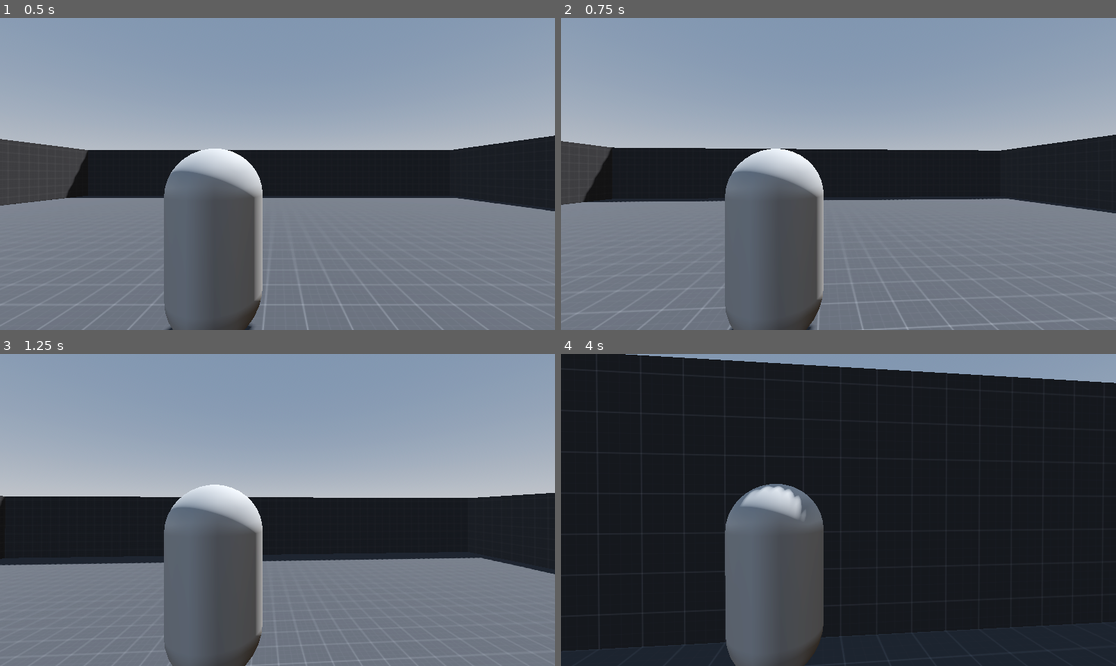
Above: before the commit, frames 1-4 (two rows, left to right).
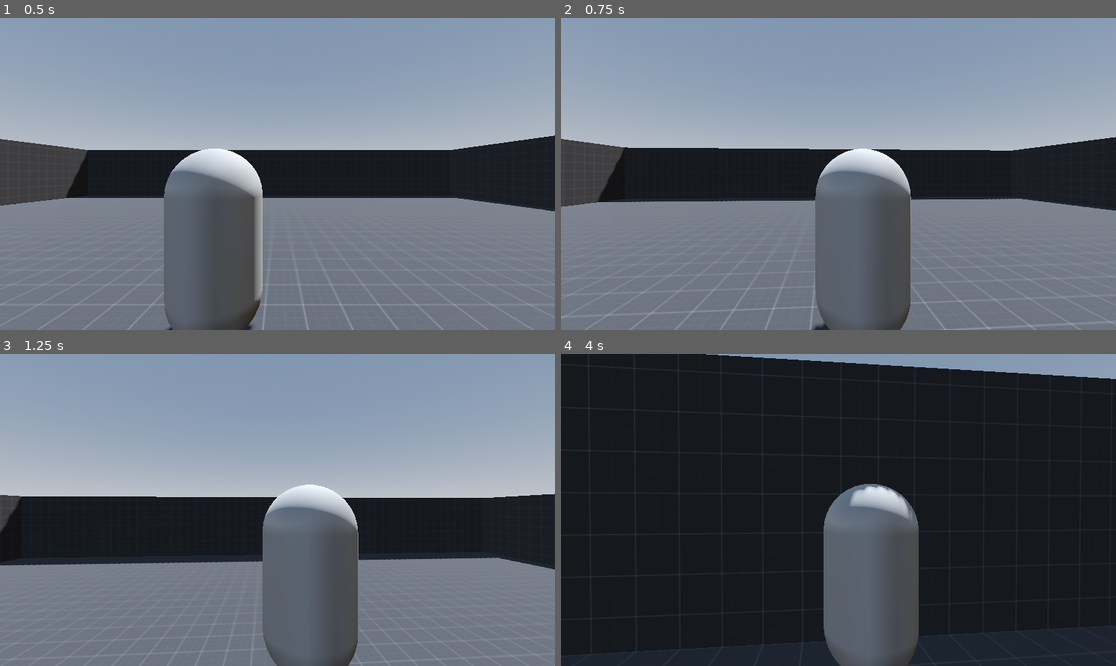
Above: after the commit, the same moments.

Repository: OnymMunda/dds-fps
Game: Godot game, scene res://world.tscn
Same seed, same stepped clock (60 frames per second), same inputs: the game is played once before the commit and once after it.
Inputs (mouse positions are in pixels of both pictures, inside the frame that each line leads up to):
- Up to frame 1 (0.5 s): no input
- Up to frame 2 (0.75 s): tap Enter at 0.5 s; move the mouse to (866, 174) at 0.52 s; hold W (up) from 0.53 s (still down); hold Tab (swap_camera_alignment, bound only after the commit) from 0.53 s (still down)
- Up to frame 3 (1.25 s): keep holding W (up); keep holding Tab (swap_camera_alignment, bound only after the commit); tap Space (jump) at 0.77 s
- Up to frame 4 (4 s): keep holding W (up); move the mouse to (810, 510) at 1.27 s; release Tab (swap_camera_alignment, bound only after the commit) at 1.28 s; tap Tab (swap_camera_alignment, bound only after the commit) at 1.35, 2.85 s; tap Space (jump) at 1.52, 3.02, 3.77 s; move the mouse to (849, 503) at 2.02 s; hold Tab (swap_camera_alignment, bound only after the commit) 2.03-2.78 s; move the mouse to (832, 516) at 2.77 s; move the mouse to (877, 513) at 3.52 s; hold Tab (swap_camera_alignment, bound only after the commit) from 3.53 s (still down)

Frame 1 is identical in both runs. In frame 2, 17% of the frame differs, in the area x 0-100%, y 37-100%; in frame 3, 17%; in frame 4, 20%, in the area x 0-100%, y 0-100%.

Commit message:
added peeking feature

Diff:
--- a/dds-fps/camera_system.gd
+++ b/dds-fps/camera_system.gd
@@ -1,10 +1,14 @@
 extends Node3D
 
 @export var character: CharacterBody3D
+@export var edge_spring_arm: SpringArm3D
+@export var camera_alignment_speed: float = 0.2
 
 var camera_rotation: Vector2 = Vector2.ZERO
 var mouse_sensitivity: float = 0.001
 var max_y_rotation: float = 1.2
+
+var camera_tween: Tween
 
 
 func _ready() -> void:
@@ -21,6 +25,9 @@
 		var mouse_event: Vector2 = event.screen_relative * mouse_sensitivity
 		camera_look(mouse_event)
 
+	if event.is_action_pressed("swap_camera_alignment"):
+		swap_camera_alignment()
+
 func camera_look(mouse_movement: Vector2) -> void:
 	camera_rotation += mouse_movement
 
@@ -31,3 +38,14 @@
 	rotate_object_local(Vector3(1,0,0), -camera_rotation.y)
 
 	camera_rotation.y = clamp(camera_rotation.y, -max_y_rotation, max_y_rotation)
+
+func swap_camera_alignment() -> void:
+	var new_pos: float = -edge_spring_arm.spring_length
+	set_rear_spring_arm_position(new_pos, camera_alignment_speed)
+
+func set_rear_spring_arm_position(pos: float, speed: float) -> void:
+	if camera_tween:
+		camera_tween.kill()
+
+	camera_tween = get_tree().create_tween()
+	camera_tween.tween_property(edge_spring_arm, "spring_length", pos, speed)
--- a/dds-fps/player.tscn
+++ b/dds-fps/player.tscn
@@ -21,10 +21,11 @@
 transform = Transform3D(1, 0, 0, 0, 1, 0, 0, 0, 1, 0, 1.12313, 0)
 mesh = SubResource("CapsuleMesh_fj7yv")
 
-[node name="CameraSystem" type="Node3D" parent="." node_paths=PackedStringArray("character")]
+[node name="CameraSystem" type="Node3D" parent="." node_paths=PackedStringArray("character", "edge_spring_arm")]
 transform = Transform3D(1, 0, 0, 0, 1, 0, 0, 0, 1, 0.255313, 1.92796, 0.94622)
 script = ExtResource("2_onrkg")
 character = NodePath("..")
+edge_spring_arm = NodePath("EdgeSpringArm")
 
 [node name="EdgeSpringArm" type="SpringArm3D" parent="CameraSystem"]
 transform = Transform3D(-4.37114e-08, 0, 1, 0, 1, 0, -1, 0, -4.37114e-08, -0.0931903, -0.077765, -0.179277)
--- a/dds-fps/project.godot
+++ b/dds-fps/project.godot
@@ -42,6 +42,11 @@
 "events": [Object(InputEventKey,"resource_local_to_scene":false,"resource_name":"","device":-1,"window_id":0,"alt_press …(191 unchanged characters)…
 ]
 }
+swap_camera_alignment={
+"deadzone": 0.2,
+"events": [Object(InputEventKey,"resource_local_to_scene":false,"resource_name":"","device":-1,"window_id":0,"alt_pressed":false,"shift_pressed":false,"ctrl_pressed":false,"meta_pressed":false,"pressed":false,"keycode":0,"physical_keycode":4194306,"key_label":0,"unicode":0,"location":0,"echo":false,"script":null)
+]
+}
 
 [layer_names]
 
